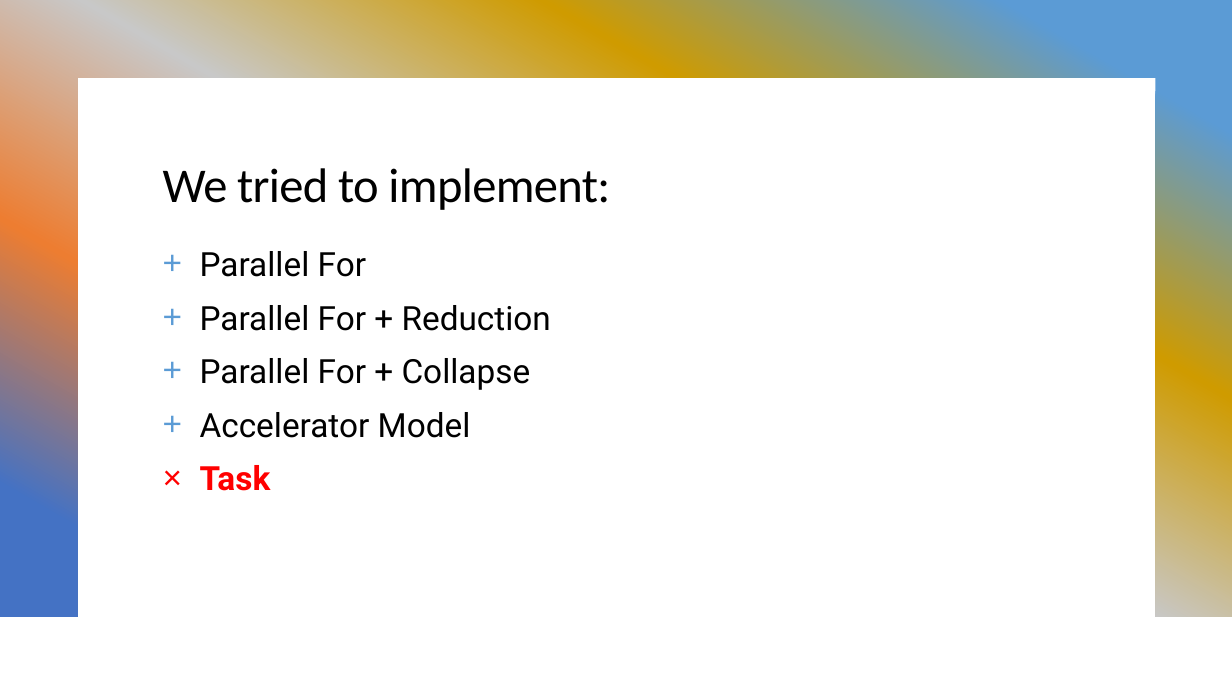
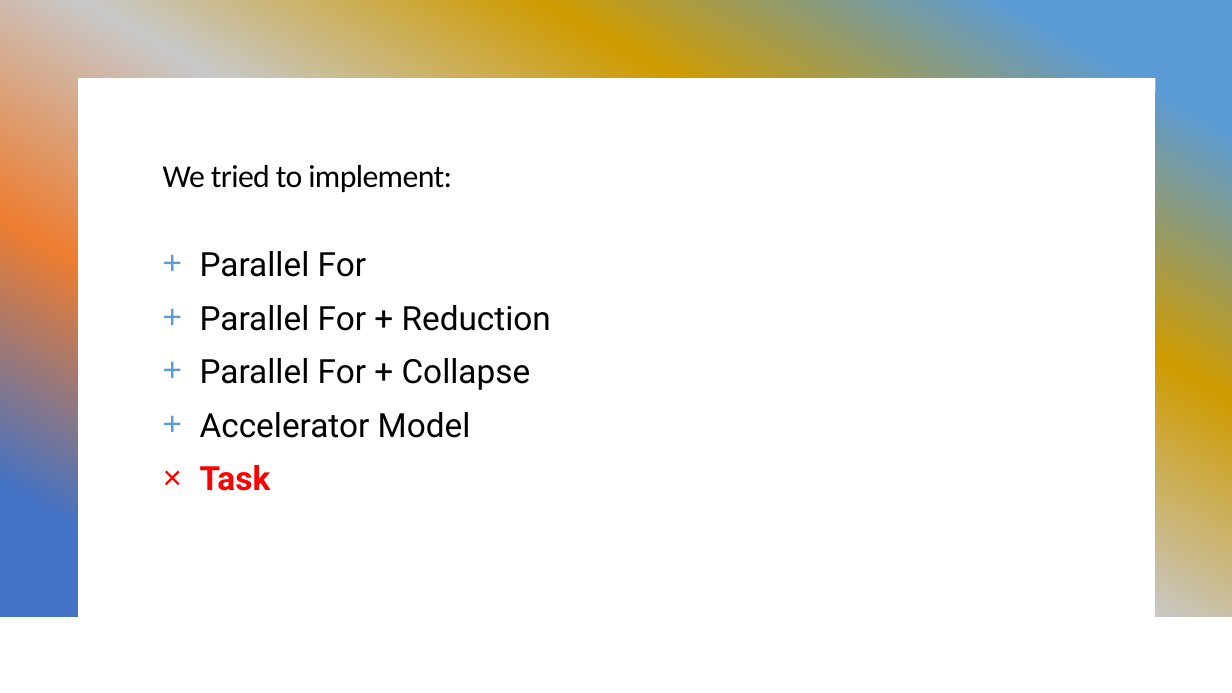
Before and after one commit to salor02/assignment-HPC, a slide deck: slide 4 of assignment-1/ATAX Problem Optimization.pptx. Drawn at 1232x693 pixels with LibreOffice and Linux fonts; fonts in the diff are those of the drawing. Boxes give left, top, right and bottom in pixels: in the first picture for what was removed or moved away, otherwise in the second. Text is boxed around its words. In the diff, an @@ line names an element or a change of style, - is before the commit and + after.

```diff
--- a/assignment-1/ATAX Problem Optimization.pptx
+++ b/assignment-1/ATAX Problem Optimization.pptx
@@ title "We tried to implement:" at <box>163,165,452,192</box>: size 37.8 to 24.8 pt @@
```
Also in this commit, not shown: 3 other slides changed.
